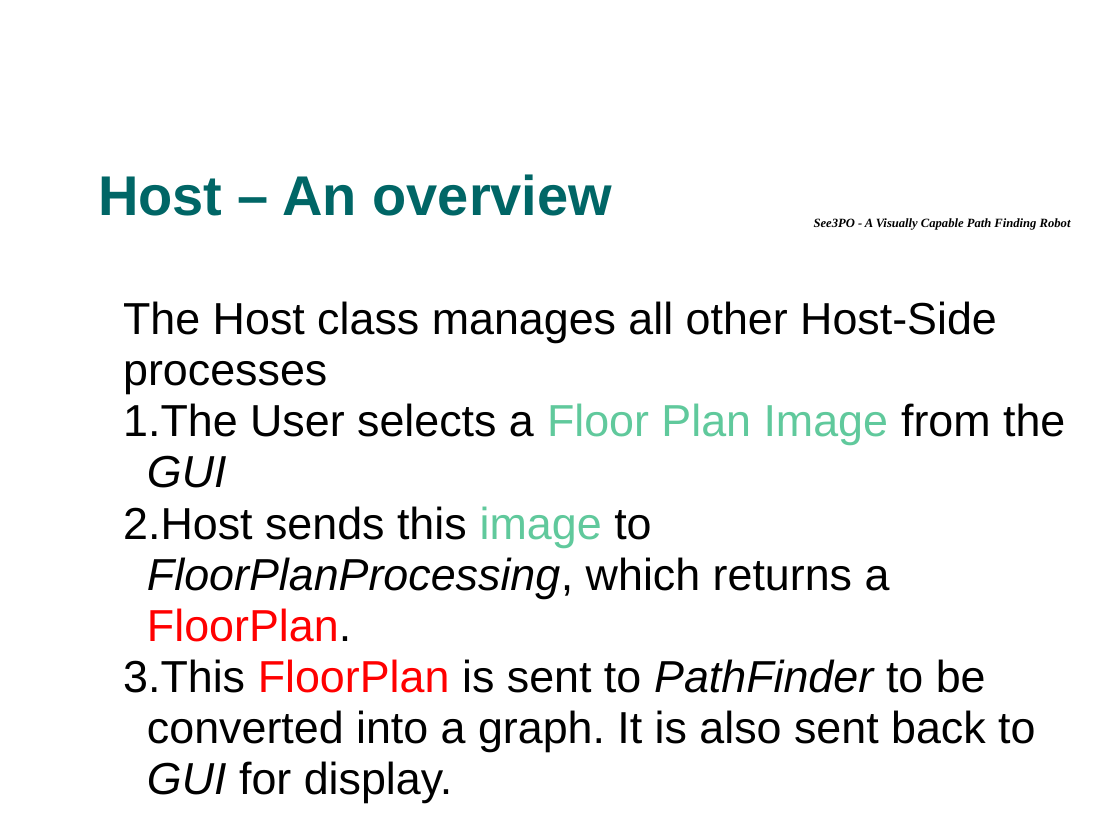
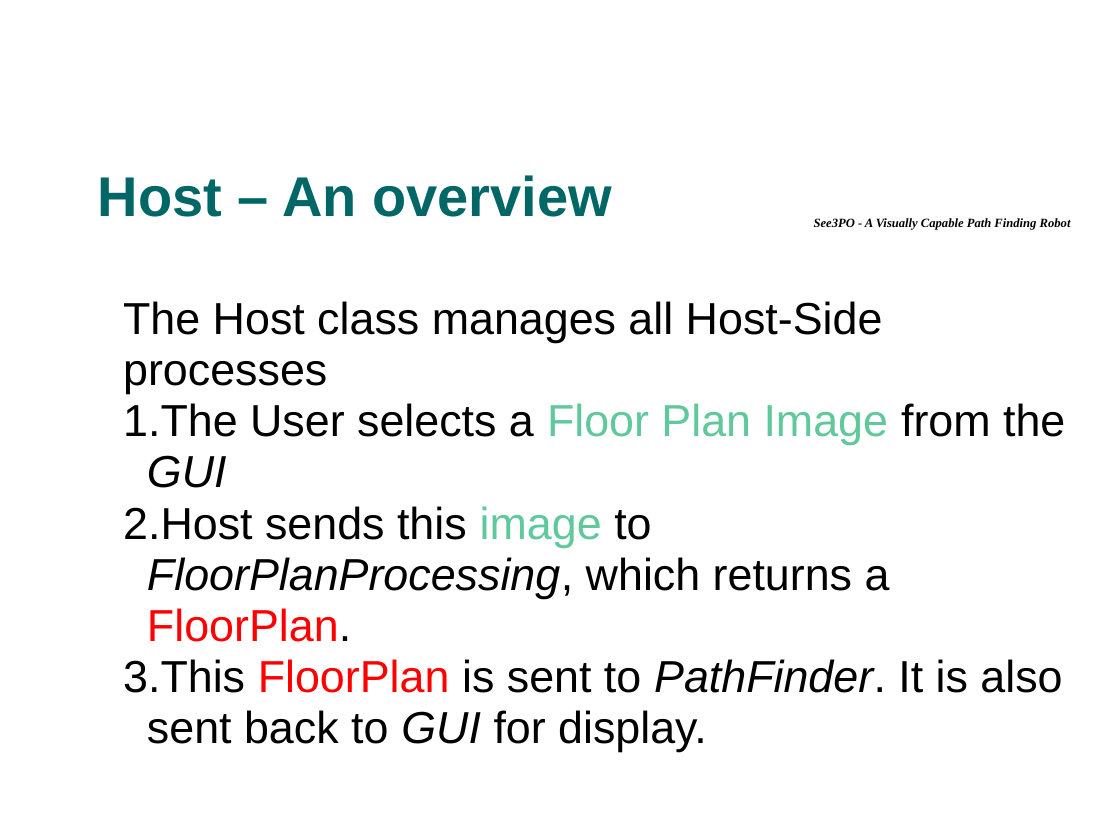
Before and after one commit to tkram01/see3po, a slide deck: slide 4 of Documents/PresentationFinal.ppt. Drawn at 1120x840 pixels with LibreOffice and Linux fonts; fonts in the diff are those of the drawing; background and template pictures are left out. Boxes give left, top, right and bottom in pixels: in the first picture for what was removed or moved away, otherwise in the second. Text is boxed around its words. In the diff, an @@ line names an element or a change of style, - is before the commit and + after.

```diff
--- a/Documents/PresentationFinal.ppt
+++ b/Documents/PresentationFinal.ppt
@@ text at box(123, 301, 883, 394): text changed @@
-The Host class manages all other Host-Side processes
+The Host class manages all Host-Side processes
@@ text at box(123, 659, 1062, 752): text changed @@
-3. This FloorPlan is sent to PathFinder to be converted into a graph. It is also sent back to GUI for display.
+3. This FloorPlan is sent to PathFinder. It is also sent back to GUI for display.
```
Also in this commit, not shown: 8 other slides changed, 5 slides added, 1 slide removed.
